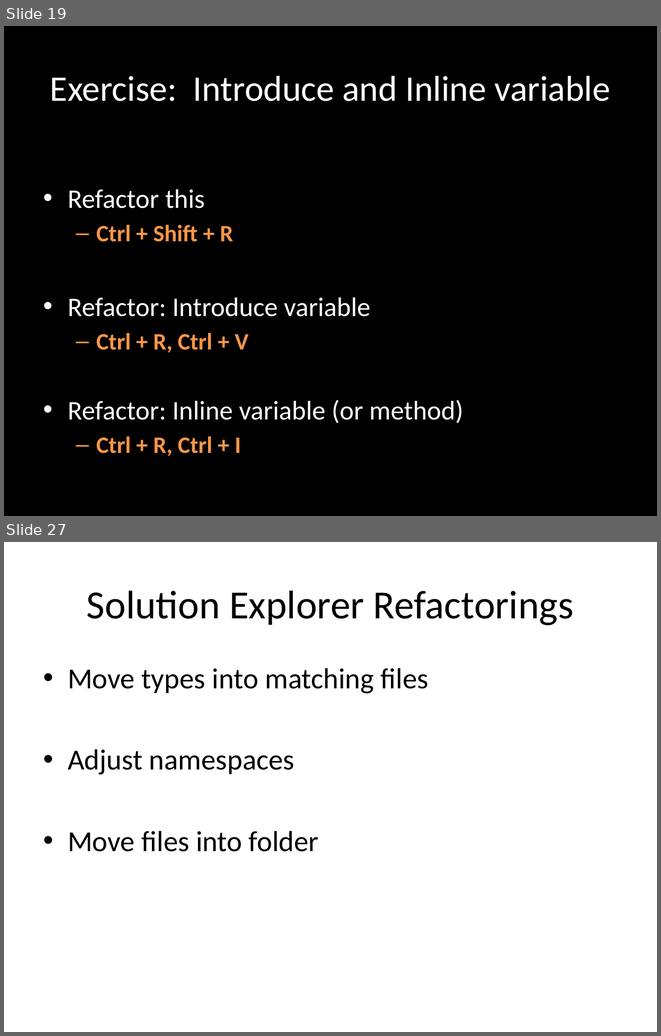
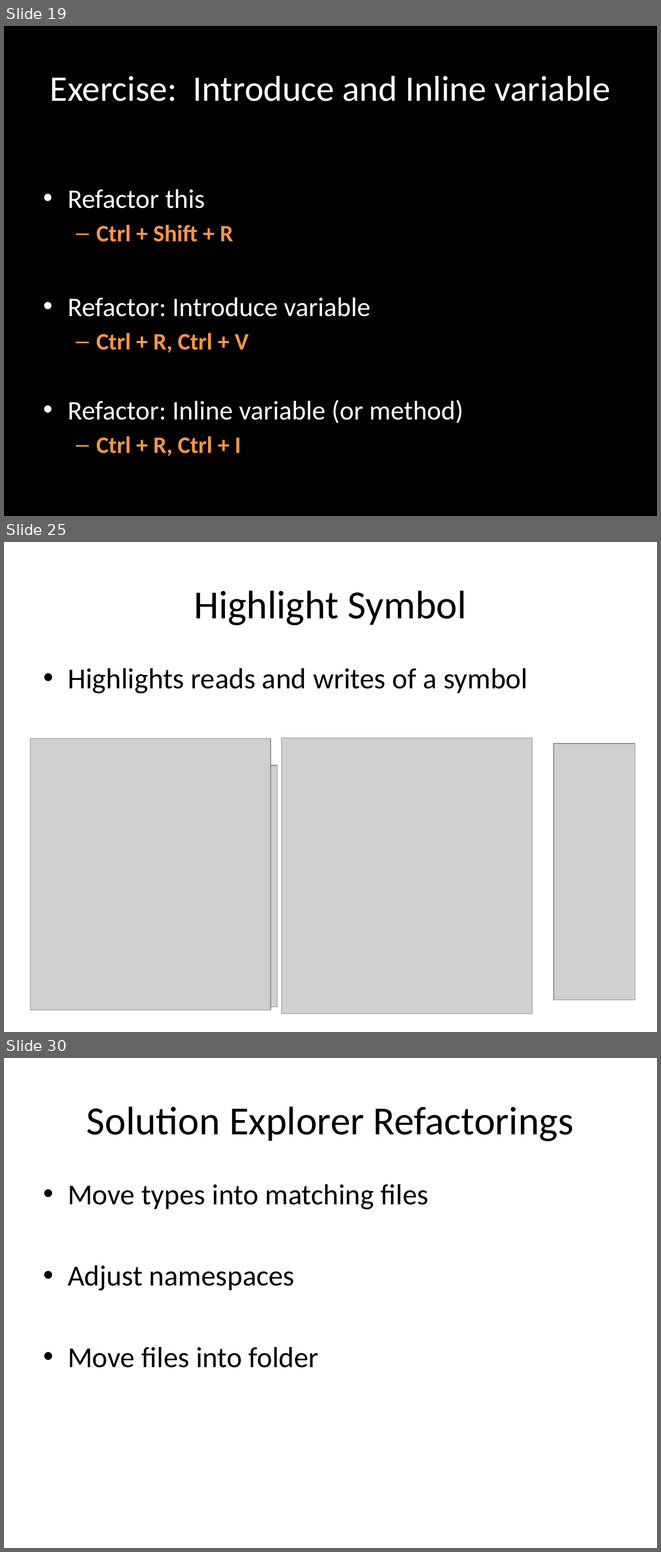
Before and after one commit to rasmuskl/ReSharperCourse, a slide deck: Presentations/2 - Exercises - ReSharper Course.pptx. Shown one above the other, each under a label of ours: slides 19 and 27 before the commit, slides 19, 25 and 30 after it; the slides between them are not shown. The pictures are 661x1036 and 661x1552 pixels, drawn with LibreOffice and Linux fonts; fonts in the diff are those of the drawing; grey boxes stand for pictures. Boxes give left, top, right and bottom in pixels: in the first picture for what was removed or moved away, otherwise in the second. Text is boxed around its words. In the diff, an @@ line names an element or a change of style, - is before the commit and + after.

```diff
--- a/Presentations/2 - Exercises - ReSharper Course.pptx
+++ b/Presentations/2 - Exercises - ReSharper Course.pptx
@@ slide 25 added at <box>4,542,657,1032</box>, background #FFFFFF @@
@@ title added at <box>194,590,466,625</box>, 44 pt, text #000000 @@
+Highlight Symbol
@@ text added at <box>68,668,528,694</box>, 32 pt, text #000000 @@
+• Highlights reads and writes of a symbol
@@ picture added at <box>30,739,271,1010</box> @@
@@ picture added at <box>282,738,532,1014</box> @@
@@ picture added at <box>554,743,635,1000</box> @@
@@ picture added at <box>64,765,277,1007</box> @@
@@ what was slide 27 is now slide 30 @@
```
Also in this commit, not shown: 9 slides changed, 5 other slides added, 1 slide removed, 9 other files.
